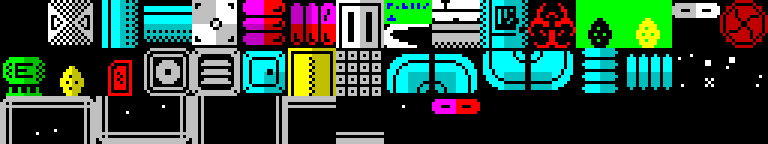
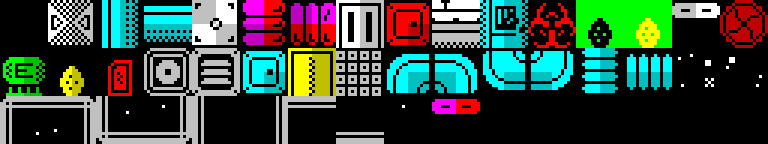
Before/after of a 768x144 layered artwork. What changed in the layer stack:
painted on "work.png" over [384, 0, 432, 48]
